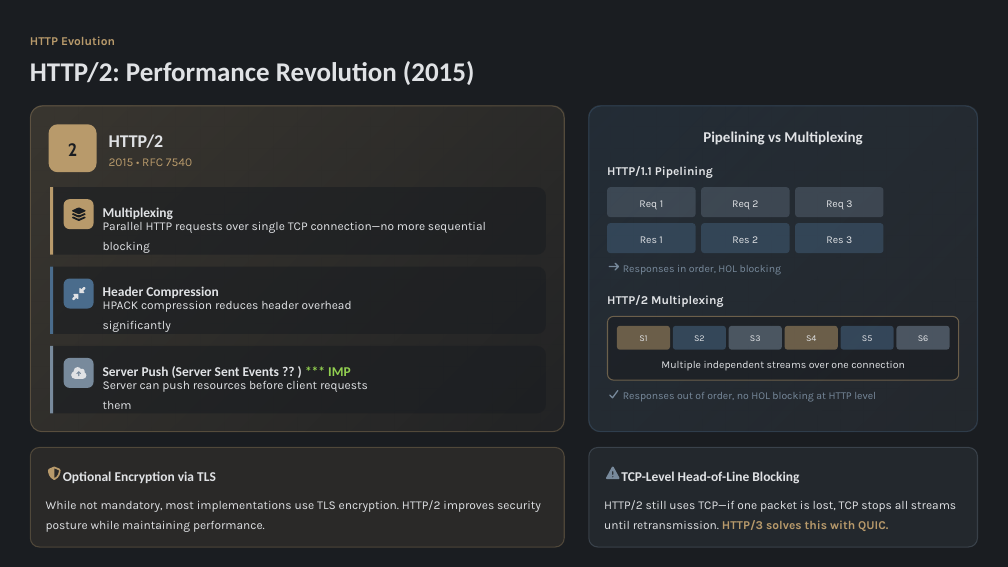
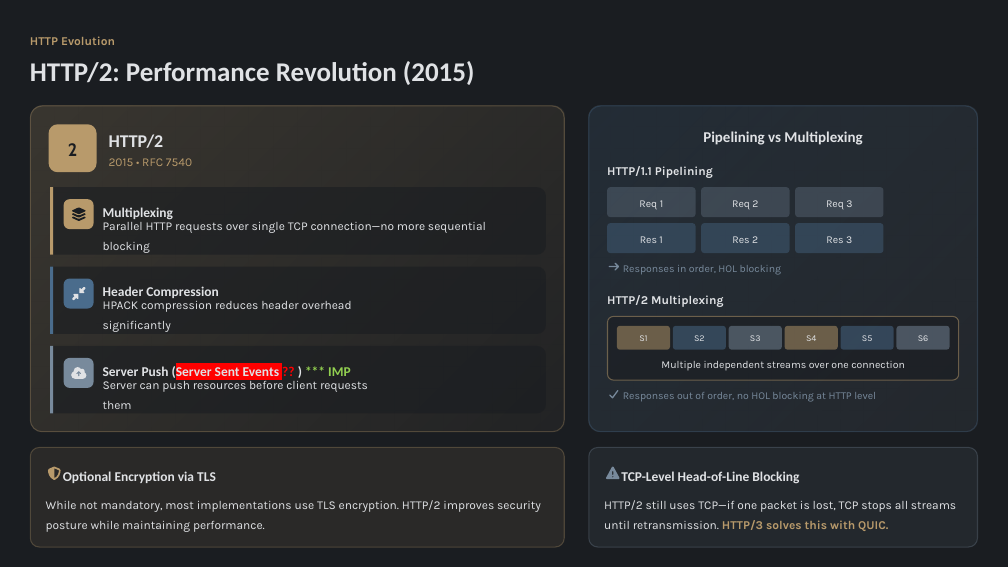
Before and after one commit to nabila-nuzhat/backend, a slide deck: slide 11 of network/sir-slides/3. HTTP Protocol_ From Fundamentals to Modern Evolution.pptx. Drawn at 1008x567 pixels with LibreOffice and Linux fonts; fonts in the diff are those of the drawing. Boxes give left, top, right and bottom in pixels: in the first picture for what was removed or moved away, otherwise in the second. Text is boxed around its words. In the diff, an @@ line names an element or a change of style, - is before the commit and + after.

```diff
--- a/network/sir-slides/3. HTTP Protocol_ From Fundamentals to Modern Evolution.pptx
+++ b/network/sir-slides/3. HTTP Protocol_ From Fundamentals to Modern Evolution.pptx
@@ text "Server Push (Server Sent Events ..." at (103,364,351,379): text colour #E0E2E5 to #FF0000 in "??"; highlight none to #FF0000 in "(Server Sent Events" @@
```
Also in this commit, not shown: 1 other slide changed, 13 other files.
